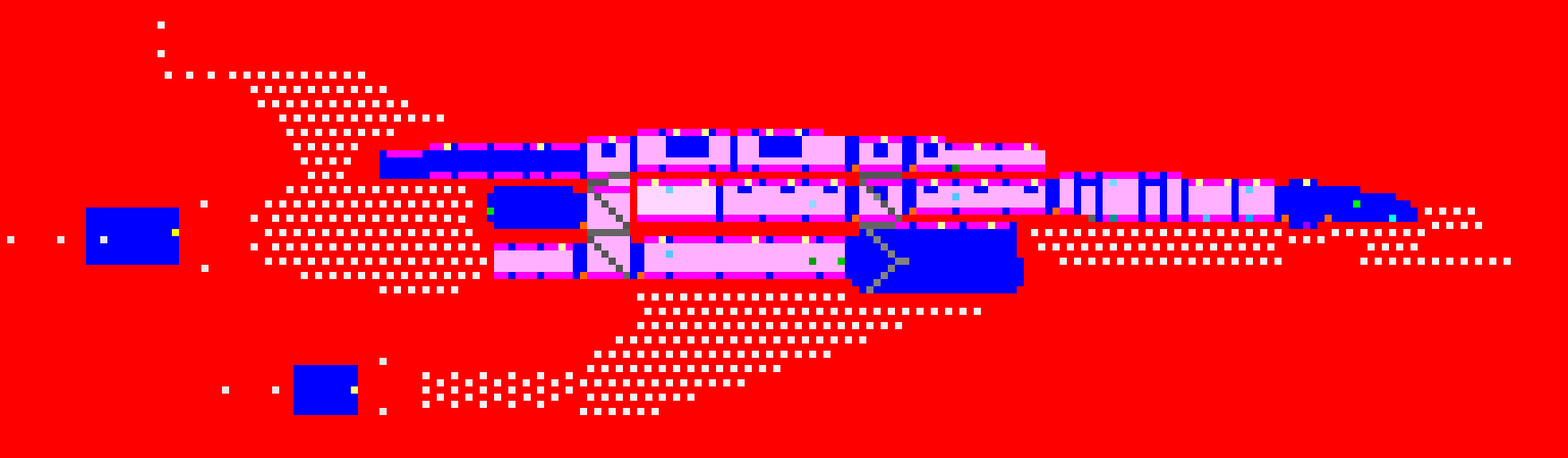
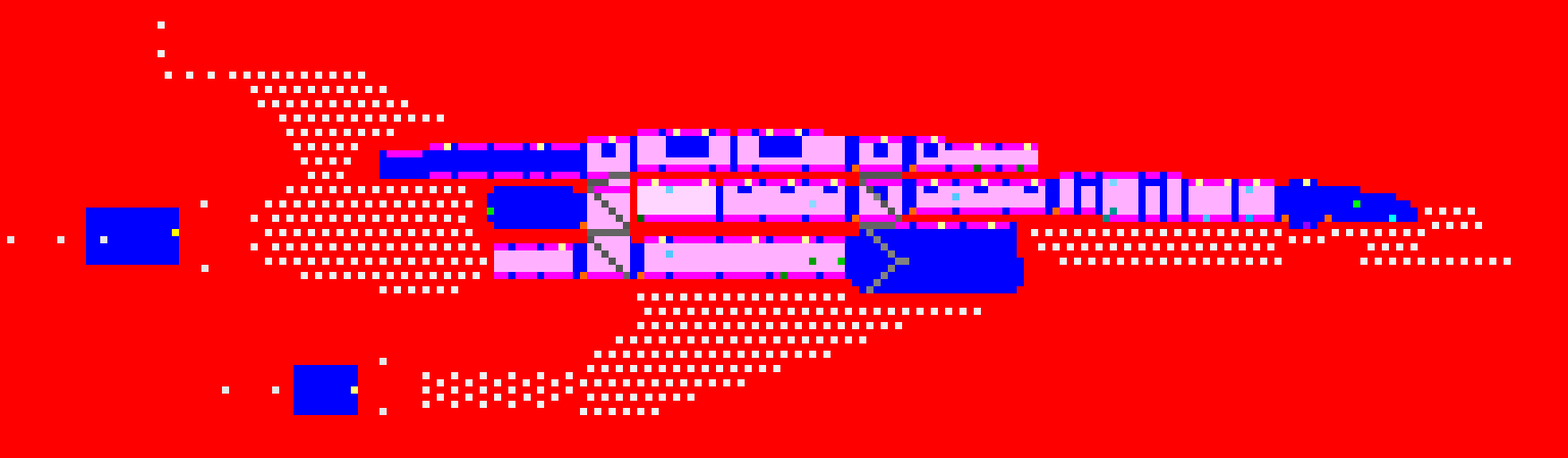
Before/after of a 1568 × 458 layered artwork. What changed in the layer stack:
painted on "Interior" (1st of 2, in "Pixelblocks") over [637, 164, 1117, 280]
painted on "Walls" over [1038, 150, 1096, 222]
painted on "No Collision" over [1038, 150, 1103, 222]
